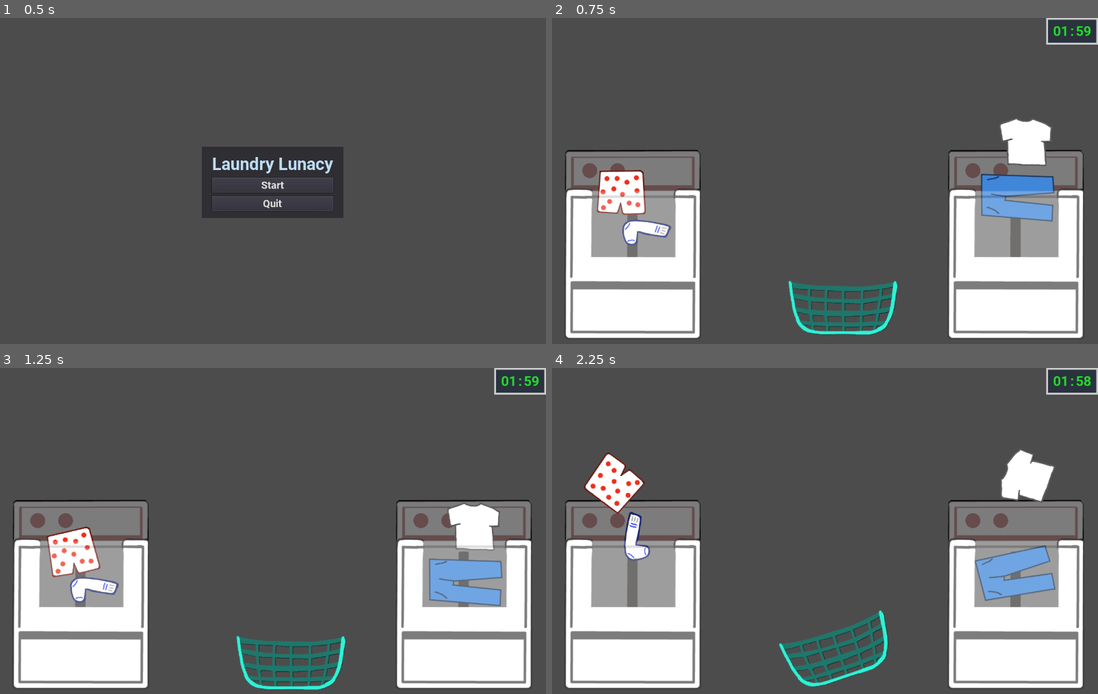
Above: before the commit, frames 1-4 (two rows, left to right).
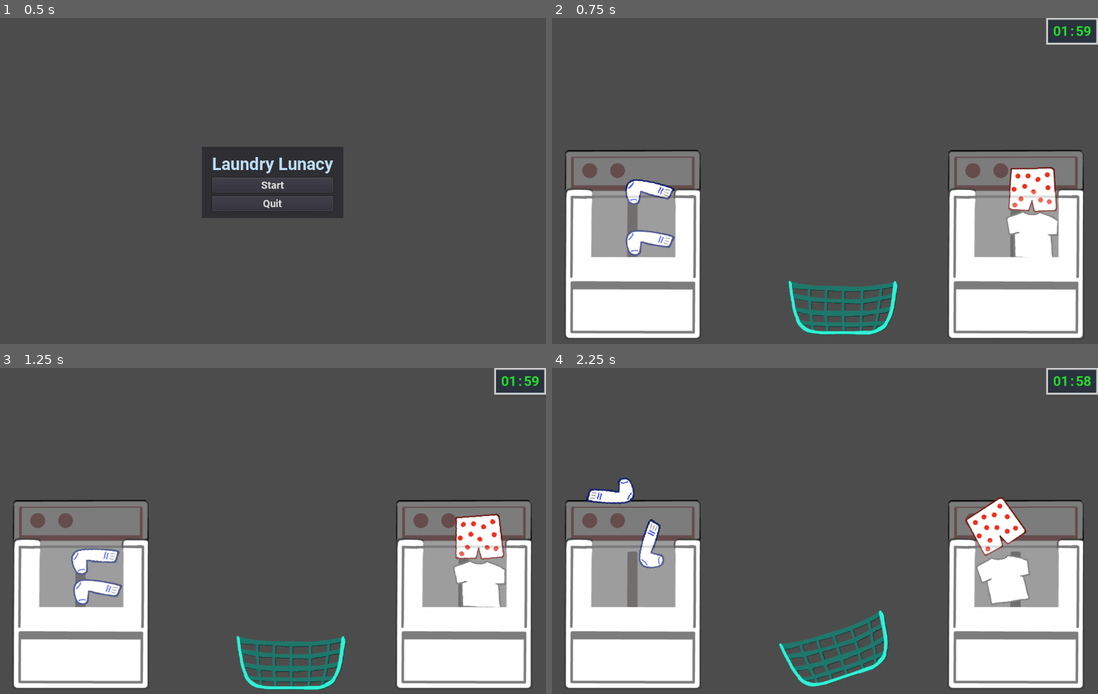
Above: after the commit, the same moments.

Repository: peternatewood/laundry-lunacy
Game: Godot game, scene res://title.tscn
Same seed, same stepped clock (60 frames per second), same inputs: the game is played once before the commit and once after it.
Inputs (mouse positions are in pixels of both pictures, inside the frame that each line leads up to):
- Up to frame 1 (0.5 s): no input
- Up to frame 2 (0.75 s): click "Start" at 0.5 s
- Up to frame 3 (1.25 s): no input
- Up to frame 4 (2.25 s): move the mouse to (841, 661) at 1.27 s; tap Space (grab) at 1.35, 2.1 s; click (841, 661) at 1.42 s; move the mouse to (715, 547) at 2.02 s; click (715, 547) at 2.17 s

Frame 1 is identical in both runs. In frame 2, 5.9% of the frame differs, in the area x 8-93%, y 30-74%; in frame 3, 4.3%; in frame 4, 5.7%.

Commit message:
Spawn random selection of clothing in each washer

Diff:
--- a/main.tscn
+++ b/main.tscn
@@ -33,16 +33,20 @@
 position = Vector2( 684.432, 697.251 )
 
 [node name="Sock" parent="." instance=ExtResource( 5 )]
-position = Vector2( 164.6, 464.05 )
+position = Vector2( -470.069, 390.562 )
+sleeping = true
 
 [node name="Boxers" parent="." instance=ExtResource( 6 )]
-position = Vector2( 102.6, 339.15 )
+position = Vector2( -468.602, 258.981 )
+sleeping = true
 
 [node name="Pants" parent="." instance=ExtResource( 7 )]
-position = Vector2( 1001.53, 351.831 )
+position = Vector2( -471.571, 470.414 )
+sleeping = true
 
 [node name="Shirt" parent="." instance=ExtResource( 8 )]
-position = Vector2( 1046.86, 218.005 )
+position = Vector2( -466.326, 122.805 )
+sleeping = true
 
 [node name="CanvasLayer" type="CanvasLayer" parent="."]
 
--- a/prefabs/Washer.tscn
+++ b/prefabs/Washer.tscn
@@ -60,6 +60,17 @@
 z_as_relative = false
 shape = SubResource( 3 )
 
+[node name="Spawn Points" type="Node2D" parent="."]
+
+[node name="Point 1" type="Node2D" parent="Spawn Points"]
+position = Vector2( 160, 192 )
+
+[node name="Point 2" type="Node2D" parent="Spawn Points"]
+position = Vector2( 160, 64 )
+
+[node name="Point 3" type="Node2D" parent="Spawn Points"]
+position = Vector2( 160, -64 )
+
 [node name="Launch Point" type="Node2D" parent="."]
 position = Vector2( 160, 256 )
 
--- a/scripts/SceneController.gd
+++ b/scripts/SceneController.gd
@@ -5,6 +5,18 @@
 onready var basket = get_node(basket_path)
 
 var mouse_pos: Vector2 = Vector2.ZERO
+
+
+func _ready():
+	# Spawn clothing
+	var spawn_count: int = 2
+	for washer in get_tree().get_nodes_in_group("washers"):
+		for i in range(spawn_count):
+			var index: int = randi() % CLOTHING_PREFABS.size()
+			print(index)
+			var clothing = CLOTHING_PREFABS[index].instance()
+			add_child(clothing)
+			clothing.set_position(washer.spawn_points[i].global_position)
 
 
 func _input(event):
@@ -31,3 +43,11 @@
 				basket.grab(mouse_pos)
 		elif basket.grabbed:
 			basket.release()
+
+
+const CLOTHING_PREFABS: Array = [
+	preload("res://prefabs/Boxers.tscn"),
+	preload("res://prefabs/Pants.tscn"),
+	preload("res://prefabs/Shirt.tscn"),
+	preload("res://prefabs/Sock.tscn")
+]
--- a/scripts/Washer.gd
+++ b/scripts/Washer.gd
@@ -2,6 +2,7 @@
 
 onready var interior = get_node("Interior")
 onready var launch_point = get_node("Launch Point")
+onready var spawn_points = get_node("Spawn Points").get_children()
 
 
 func _ready():
